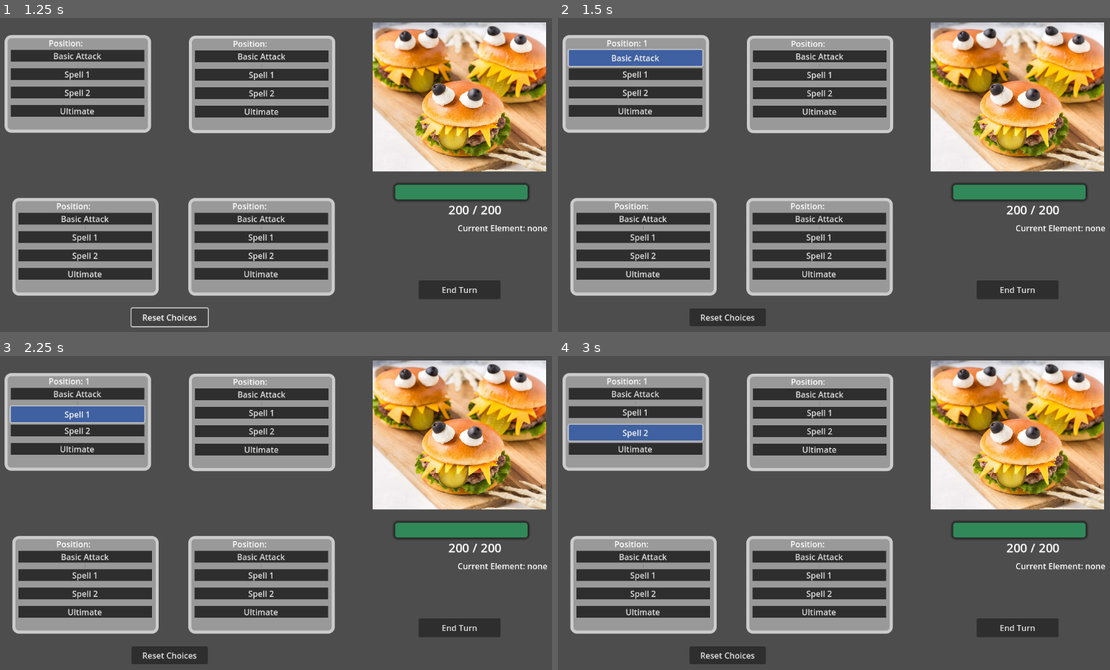
Above: before the commit, frames 1-4 (two rows, left to right).
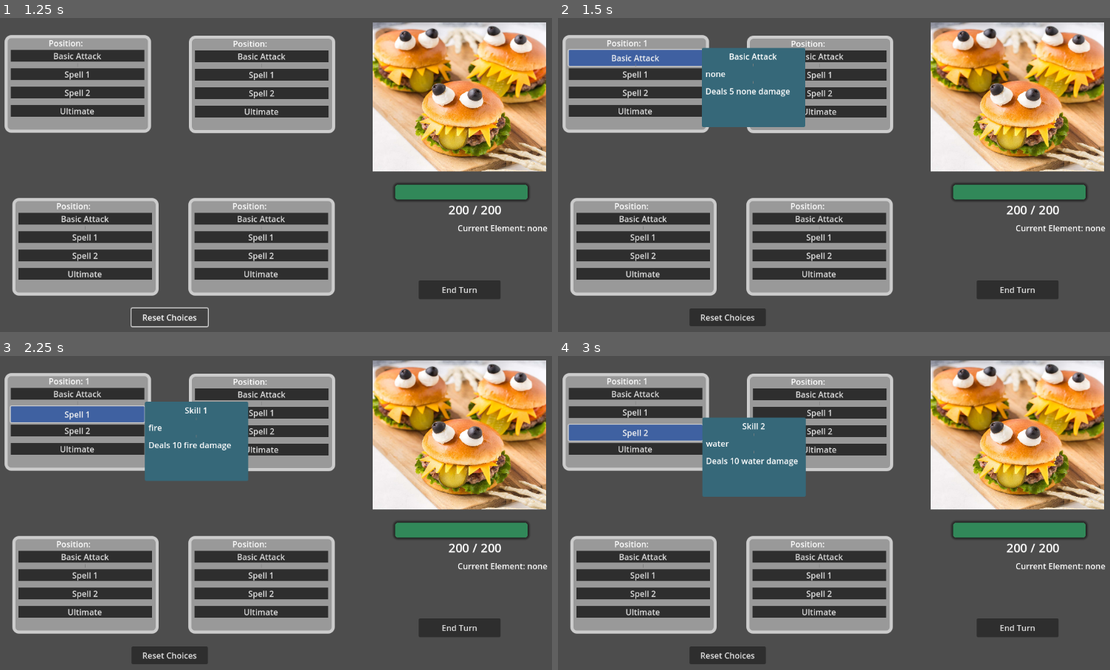
Above: after the commit, the same moments.

Repository: JuneauPlayz/project-burge
Game: Godot game, scene res://scenes/combat_test_2.tscn
Same seed, same stepped clock (60 frames per second), same inputs: the game is played once before the commit and once after it. This scene is started directly instead of the project's main scene.
Inputs:
- Up to frame 1 (1.25 s): click "Reset Choices" at 0.5 s
- Up to frame 2 (1.5 s): click "Basic Attack" at 1.25 s
- Up to frame 3 (2.25 s): click "Spell 1" at 2 s
- Up to frame 4 (3 s): click "Spell 2" at 2.75 s

Frame 1 is identical in both runs. In frame 2, 4.7% of the frame differs, in the area x 26-45%, y 9-35%; in frame 3, 4.7%; in frame 4, 4.7%, in the area x 26-45%, y 19-45%.

Commit message:
added skill descriptions when hovering over button

Diff:
--- a/resources/basic_attack.tres
+++ b/resources/basic_attack.tres
@@ -7,3 +7,4 @@
 name = "Basic Attack"
 damage = 5
 element = "none"
+damaging = true
--- a/resources/test_skill_1.tres
+++ b/resources/test_skill_1.tres
@@ -7,3 +7,4 @@
 name = "Skill 1"
 damage = 10
 element = "fire"
+damaging = true
--- a/resources/test_skill_2.tres
+++ b/resources/test_skill_2.tres
@@ -7,3 +7,4 @@
 name = "Skill 2"
 damage = 10
 element = "water"
+damaging = true
--- a/resources/test_ultimate.tres
+++ b/resources/test_ultimate.tres
@@ -7,3 +7,4 @@
 name = "Ultimate"
 damage = 20
 element = "fire"
+damaging = true
--- a/scenes/combat_manager.gd
+++ b/scenes/combat_manager.gd
@@ -55,7 +55,7 @@
 
 # char 1
 func _on_spell_select_ui_new_select() -> void:
-	var spell_select_ui: Control = $"../SpellSelectUi"
+	var spell_select_ui: Control = $"../Ally1/SpellSelectUi"
 	var change = false
 	# if selecting something when not already selected on that character
 	if (spell_select_ui.selected != 0 and ally1skill == -1):
@@ -102,7 +102,7 @@
 
 # char 2
 func _on_spell_select_ui_2_new_select() -> void:
-	var spell_select_ui: Control = $"../SpellSelectUi2"
+	var spell_select_ui: Control = $"../Ally2/SpellSelectUi2"
 	var change = false
 	if (spell_select_ui.selected != 0 and ally2skill == -1):
 		ally2_pos = next_pos
@@ -146,7 +146,7 @@
 
 # char 3
 func _on_spell_select_ui_3_new_select() -> void:
-	var spell_select_ui: Control = $"../SpellSelectUi3"
+	var spell_select_ui: Control = $"../Ally3/SpellSelectUi3"
 	var change = false
 	if (spell_select_ui.selected != 0 and ally3skill == -1):
 		ally3_pos = next_pos
@@ -189,7 +189,7 @@
 
 # char 4
 func _on_spell_select_ui_4_new_select() -> void:
-	var spell_select_ui: Control = $"../SpellSelectUi4"
+	var spell_select_ui: Control = $"../Ally4/SpellSelectUi4"
 	var change = false
 	if (spell_select_ui.selected != 0 and ally4skill == -1):
 		ally4_pos = next_pos
@@ -242,10 +242,10 @@
 		ally4_pos -= 1
 
 func update_skill_positions():
-	var spell_select_ui1: Control = $"../SpellSelectUi"
-	var spell_select_ui2: Control = $"../SpellSelectUi2"
-	var spell_select_ui3: Control = $"../SpellSelectUi3"
-	var spell_select_ui4: Control = $"../SpellSelectUi4"
+	var spell_select_ui1: Control = $"../Ally1/SpellSelectUi"
+	var spell_select_ui2: Control = $"../Ally2/SpellSelectUi2"
+	var spell_select_ui3: Control = $"../Ally3/SpellSelectUi3"
+	var spell_select_ui4: Control = $"../Ally4/SpellSelectUi4"
 
 	spell_select_ui1.update_pos(ally1_pos + 1)
 	spell_select_ui2.update_pos(ally2_pos + 1)
@@ -253,10 +253,11 @@
 	spell_select_ui4.update_pos(ally4_pos + 1)
 
 func reset_skill_select():
-	var spell_select_ui1: Control = $"../SpellSelectUi"
-	var spell_select_ui2: Control = $"../SpellSelectUi2"
-	var spell_select_ui3: Control = $"../SpellSelectUi3"
-	var spell_select_ui4: Control = $"../SpellSelectUi4"
+	var spell_select_ui1: Control = $"../Ally1/SpellSelectUi"
+	var spell_select_ui2: Control = $"../Ally2/SpellSelectUi2"
+	var spell_select_ui3: Control = $"../Ally3/SpellSelectUi3"
+	var spell_select_ui4: Control = $"../Ally4/SpellSelectUi4"
+
 	ally1skill = -1
 	ally2skill = -1
 	ally3skill = -1
--- a/scenes/combat_test_2.tscn
+++ b/scenes/combat_test_2.tscn
@@ -53,12 +53,24 @@
 skill_2 = ExtResource("9_4meuk")
 ult = ExtResource("10_0ymtv")
 
+[node name="SpellSelectUi" parent="Ally1" instance=ExtResource("11_kfp4s")]
+offset_left = 22.0
+offset_top = 61.0
+offset_right = 22.0
+offset_bottom = 61.0
+
 [node name="Ally2" type="Node" parent="."]
 script = ExtResource("4_2mvrs")
 basic_atk = ExtResource("7_ytvil")
 skill_1 = ExtResource("8_ox83u")
 skill_2 = ExtResource("9_4meuk")
 ult = ExtResource("10_0ymtv")
+
+[node name="SpellSelectUi2" parent="Ally2" instance=ExtResource("11_kfp4s")]
+offset_left = 382.0
+offset_top = 62.0
+offset_right = 382.0
+offset_bottom = 62.0
 
 [node name="Ally3" type="Node" parent="."]
 script = ExtResource("4_2mvrs")
@@ -67,6 +79,12 @@
 skill_2 = ExtResource("9_4meuk")
 ult = ExtResource("10_0ymtv")
 
+[node name="SpellSelectUi3" parent="Ally3" instance=ExtResource("11_kfp4s")]
+offset_left = 37.0
+offset_top = 380.0
+offset_right = 37.0
+offset_bottom = 380.0
+
 [node name="Ally4" type="Node" parent="."]
 script = ExtResource("4_2mvrs")
 basic_atk = ExtResource("7_ytvil")
@@ -74,25 +92,7 @@
 skill_2 = ExtResource("9_4meuk")
 ult = ExtResource("10_0ymtv")
 
-[node name="SpellSelectUi" parent="." instance=ExtResource("11_kfp4s")]
-offset_left = 22.0
-offset_top = 61.0
-offset_right = 22.0
-offset_bottom = 61.0
-
-[node name="SpellSelectUi2" parent="." instance=ExtResource("11_kfp4s")]
-offset_left = 382.0
-offset_top = 62.0
-offset_right = 382.0
-offset_bottom = 62.0
-
-[node name="SpellSelectUi3" parent="." instance=ExtResource("11_kfp4s")]
-offset_left = 37.0
-offset_top = 380.0
-offset_right = 37.0
-offset_bottom = 380.0
-
-[node name="SpellSelectUi4" parent="." instance=ExtResource("11_kfp4s")]
+[node name="SpellSelectUi4" parent="Ally4" instance=ExtResource("11_kfp4s")]
 offset_left = 381.0
 offset_top = 380.0
 offset_right = 381.0
@@ -112,9 +112,9 @@
 offset_bottom = 631.0
 text = "Reset Choices"
 
-[connection signal="new_select" from="SpellSelectUi" to="CombatManager" method="_on_spell_select_ui_new_select"]
-[connection signal="new_select" from="SpellSelectUi2" to="CombatManager" method="_on_spell_select_ui_2_new_select"]
-[connection signal="new_select" from="SpellSelectUi3" to="CombatManager" method="_on_spell_select_ui_3_new_select"]
-[connection signal="new_select" from="SpellSelectUi4" to="CombatManager" method="_on_spell_select_ui_4_new_select"]
+[connection signal="new_select" from="Ally1/SpellSelectUi" to="CombatManager" method="_on_spell_select_ui_new_select"]
+[connection signal="new_select" from="Ally2/SpellSelectUi2" to="CombatManager" method="_on_spell_select_ui_2_new_select"]
+[connection signal="new_select" from="Ally3/SpellSelectUi3" to="CombatManager" method="_on_spell_select_ui_3_new_select"]
+[connection signal="new_select" from="Ally4/SpellSelectUi4" to="CombatManager" method="_on_spell_select_ui_4_new_select"]
 [connection signal="pressed" from="EndTurn" to="CombatManager" method="_on_end_turn_pressed"]
 [connection signal="pressed" from="ResetChoices" to="CombatManager" method="_on_reset_choices_pressed"]
--- a/scenes/spell_select_ui.gd
+++ b/scenes/spell_select_ui.gd
@@ -11,9 +11,30 @@
 @onready var ult: Button = $PanelContainer/MarginContainer/VBoxContainer/ULTPanel/ULT
 @onready var positionL : Label = $Position
 
+var skill1 : Skill
+var skill2 : Skill
+var skill3 : Skill
+var skill4 : Skill
+
+@onready var skill_info_1: Control = $SkillInfo
+@onready var skill_info_2: Control = $SkillInfo2
+@onready var skill_info_3: Control = $SkillInfo3
+@onready var skill_info_4: Control = $SkillInfo4
+
+
+
 var blue = Color("3f61a1")
 var gray = Color("2e2e2e")
 
+func load_skills():
+	skill_info_1.skill = skill1
+	skill_info_1.update_skill_info()
+	skill_info_2.skill = skill2
+	skill_info_2.update_skill_info()
+	skill_info_3.skill = skill3
+	skill_info_3.update_skill_info()
+	skill_info_4.skill = skill4
+	skill_info_4.update_skill_info()
 
 func _on_button_pressed() -> void:
 	if selected != 1:
@@ -89,3 +110,36 @@
 	update_color(s_2, gray)
 	update_color(ult, gray)
 	selected = 0
+
+
+
+func _on_ba_1_mouse_entered() -> void:
+	skill_info_1.visible = true
+
+
+func _on_s_1_mouse_entered() -> void:
+	skill_info_2.visible = true
+
+
+func _on_s_2_mouse_entered() -> void:
+	skill_info_3.visible = true
+
+
+func _on_ult_mouse_entered() -> void:
+	skill_info_4.visible = true
+
+
+func _on_ba_1_mouse_exited() -> void:
+	skill_info_1.visible = false
+
+
+func _on_s_1_mouse_exited() -> void:
+	skill_info_2.visible = false
+
+
+func _on_s_2_mouse_exited() -> void:
+	skill_info_3.visible = false
+
+
+func _on_ult_mouse_exited() -> void:
+	skill_info_4.visible = false
--- a/scenes/spell_select_ui.tscn
+++ b/scenes/spell_select_ui.tscn
@@ -1,6 +1,7 @@
-[gd_scene load_steps=12 format=3 uid="uid://tlvpop5rp1x6"]
+[gd_scene load_steps=13 format=3 uid="uid://tlvpop5rp1x6"]
 
 [ext_resource type="Script" path="res://scenes/spell_select_ui.gd" id="1_jbfqo"]
+[ext_resource type="PackedScene" uid="uid://sdwnoh61gawa" path="res://skill_info.tscn" id="2_bnrmv"]
 
 [sub_resource type="StyleBoxFlat" id="StyleBoxFlat_tvmj8"]
 content_margin_left = 10.0
@@ -127,6 +128,50 @@
 text = "Ultimate
 "
 
+[node name="SkillInfo" parent="." instance=ExtResource("2_bnrmv")]
+visible = false
+layout_mode = 2
+anchors_preset = 0
+anchor_right = 0.0
+anchor_bottom = 0.0
+offset_left = 272.0
+offset_top = 25.0
+offset_right = 533.0
+offset_bottom = 48.0
+
+[node name="SkillInfo2" parent="." instance=ExtResource("2_bnrmv")]
+visible = false
+layout_mode = 2
+anchors_preset = 0
+anchor_right = 0.0
+anchor_bottom = 0.0
+offset_left = 274.0
+offset_top = 56.0
+offset_right = 535.0
+offset_bottom = 79.0
+
+[node name="SkillInfo3" parent="." instance=ExtResource("2_bnrmv")]
+visible = false
+layout_mode = 2
+anchors_preset = 0
+anchor_right = 0.0
+anchor_bottom = 0.0
+offset_left = 273.0
+offset_top = 87.0
+offset_right = 534.0
+offset_bottom = 110.0
+
+[node name="SkillInfo4" parent="." instance=ExtResource("2_bnrmv")]
+visible = false
+layout_mode = 2
+anchors_preset = 0
+anchor_right = 0.0
+anchor_bottom = 0.0
+offset_left = 273.0
+offset_top = 119.0
+offset_right = 534.0
+offset_bottom = 142.0
+
 [node name="Position" type="Label" parent="."]
 layout_mode = 0
 offset_left = 86.0
@@ -135,8 +180,16 @@
 offset_bottom = 27.0
 text = "Position: "
 
+[connection signal="mouse_entered" from="PanelContainer/MarginContainer/VBoxContainer/BA1Panel/ba_1" to="." method="_on_ba_1_mouse_entered"]
+[connection signal="mouse_exited" from="PanelContainer/MarginContainer/VBoxContainer/BA1Panel/ba_1" to="." method="_on_ba_1_mouse_exited"]
 [connection signal="pressed" from="PanelContainer/MarginContainer/VBoxContainer/BA1Panel/ba_1" to="." method="_on_ba_1_pressed"]
 [connection signal="pressed" from="PanelContainer/MarginContainer/VBoxContainer/BA1Panel/ba_1" to="." method="_on_button_pressed"]
+[connection signal="mouse_entered" from="PanelContainer/MarginContainer/VBoxContainer/SP1Panel/S1" to="." method="_on_s_1_mouse_entered"]
+[connection signal="mouse_exited" from="PanelContainer/MarginContainer/VBoxContainer/SP1Panel/S1" to="." method="_on_s_1_mouse_exited"]
 [connection signal="pressed" from="PanelContainer/MarginContainer/VBoxContainer/SP1Panel/S1" to="." method="_on_s_1_pressed"]
+[connection signal="mouse_entered" from="PanelContainer/MarginContainer/VBoxContainer/SP2Panel/S2" to="." method="_on_s_2_mouse_entered"]
+[connection signal="mouse_exited" from="PanelContainer/MarginContainer/VBoxContainer/SP2Panel/S2" to="." method="_on_s_2_mouse_exited"]
 [connection signal="pressed" from="PanelContainer/MarginContainer/VBoxContainer/SP2Panel/S2" to="." method="_on_s_2_pressed"]
+[connection signal="mouse_entered" from="PanelContainer/MarginContainer/VBoxContainer/ULTPanel/ULT" to="." method="_on_ult_mouse_entered"]
+[connection signal="mouse_exited" from="PanelContainer/MarginContainer/VBoxContainer/ULTPanel/ULT" to="." method="_on_ult_mouse_exited"]
 [connection signal="pressed" from="PanelContainer/MarginContainer/VBoxContainer/ULTPanel/ULT" to="." method="_on_ult_pressed"]
--- a/scripts/ally.gd
+++ b/scripts/ally.gd
@@ -8,7 +8,11 @@
 
 # Called when the node enters the scene tree for the first time.
 func _ready() -> void:
-	pass # Replace with function body.
+	get_child(0).skill1 = basic_atk
+	get_child(0).skill2 = skill_1
+	get_child(0).skill3 = skill_2
+	get_child(0).skill4 = ult
+	get_child(0).load_skills()
 
 
 # Called every frame. 'delta' is the elapsed time since the previous frame.
--- a/scripts/skill.gd
+++ b/scripts/skill.gd
@@ -4,3 +4,4 @@
 @export var name: String
 @export var damage : int = 5
 @export var element : String = ""
+@export var damaging = false
--- /dev/null
+++ b/skill_info.gd
@@ -0,0 +1,21 @@
+extends Control
+
+@export var skill : Skill
+@onready var skill_name: Label = $PanelContainer/MarginContainer/VBoxContainer/SkillName
+@onready var element: Label = $PanelContainer/MarginContainer/VBoxContainer/Element
+@onready var description: Label = $PanelContainer/MarginContainer/VBoxContainer/Description
+
+# Called when the node enters the scene tree for the first time.
+func _ready() -> void:
+	pass # Replace with function body.
+
+
+# Called every frame. 'delta' is the elapsed time since the previous frame.
+func _process(delta: float) -> void:
+	pass
+
+func update_skill_info():
+	skill_name.text = skill.name
+	element.text = skill.element
+	if skill.damaging == true:
+		description.text = "Deals " + str(skill.damage) + " " + str(skill.element) + " damage"
--- /dev/null
+++ b/skill_info.tscn
@@ -0,0 +1,55 @@
+[gd_scene load_steps=3 format=3 uid="uid://sdwnoh61gawa"]
+
+[ext_resource type="Script" path="res://skill_info.gd" id="1_c7637"]
+
+[sub_resource type="StyleBoxFlat" id="StyleBoxFlat_dymp5"]
+content_margin_right = 1.0
+bg_color = Color(0.21189, 0.40895, 0.476062, 1)
+corner_radius_top_left = 3
+corner_radius_top_right = 3
+corner_radius_bottom_right = 3
+corner_radius_bottom_left = 3
+
+[node name="SkillInfo" type="Control"]
+z_index = 5
+layout_mode = 3
+anchors_preset = 15
+anchor_right = 1.0
+anchor_bottom = 1.0
+grow_horizontal = 2
+grow_vertical = 2
+script = ExtResource("1_c7637")
+
+[node name="PanelContainer" type="PanelContainer" parent="."]
+layout_mode = 0
+offset_right = 202.0
+offset_bottom = 155.0
+theme_override_styles/panel = SubResource("StyleBoxFlat_dymp5")
+
+[node name="MarginContainer" type="MarginContainer" parent="PanelContainer"]
+layout_mode = 2
+theme_override_constants/margin_left = 7
+theme_override_constants/margin_top = 5
+theme_override_constants/margin_right = 7
+
+[node name="VBoxContainer" type="VBoxContainer" parent="PanelContainer/MarginContainer"]
+layout_mode = 2
+
+[node name="SkillName" type="Label" parent="PanelContainer/MarginContainer/VBoxContainer"]
+layout_mode = 2
+size_flags_horizontal = 4
+text = "Name"
+
+[node name="VSeparator" type="VSeparator" parent="PanelContainer/MarginContainer/VBoxContainer"]
+layout_mode = 2
+
+[node name="Element" type="Label" parent="PanelContainer/MarginContainer/VBoxContainer"]
+layout_mode = 2
+text = "Element"
+
+[node name="VSeparator2" type="VSeparator" parent="PanelContainer/MarginContainer/VBoxContainer"]
+layout_mode = 2
+
+[node name="Description" type="Label" parent="PanelContainer/MarginContainer/VBoxContainer"]
+layout_mode = 2
+text = "Description"
